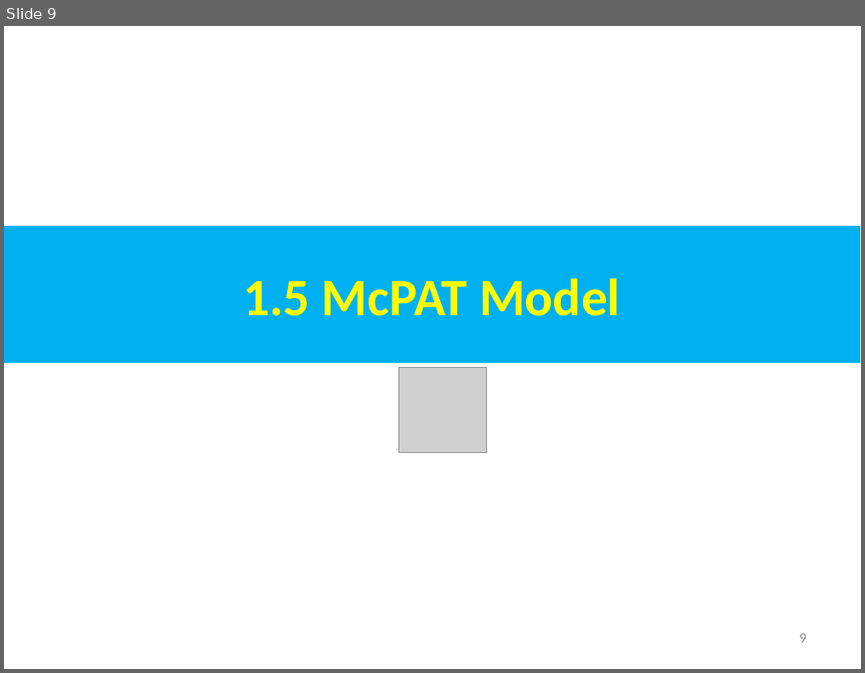
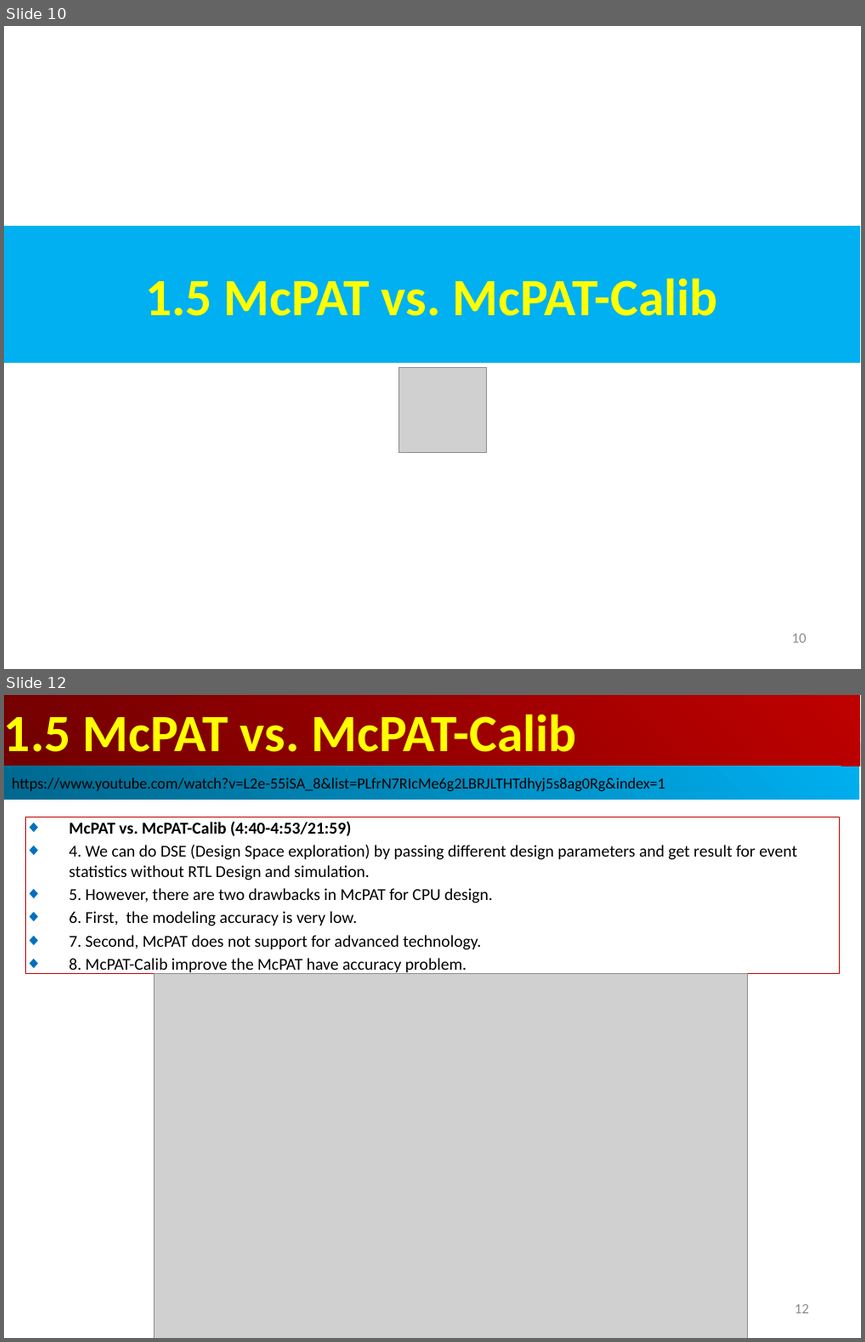
Before and after one commit to peterhchen/AIU_CS800_Chisel, a slide deck: 850_McPAT/000_Video/001.McPAT.ppt. Shown one above the other, each under a label of ours: slide 9 before the commit, slides 10 and 12 after it; the slides between them are not shown. The pictures are 865x673 and 865x1342 pixels, drawn with LibreOffice and Linux fonts; fonts in the diff are those of the drawing; grey boxes stand for pictures. Boxes give left, top, right and bottom in pixels: in the first picture for what was removed or moved away, otherwise in the second. Text is boxed around its words. In the diff, an @@ line names an element or a change of style, - is before the commit and + after.

```diff
--- a/850_McPAT/000_Video/001.McPAT.ppt
+++ b/850_McPAT/000_Video/001.McPAT.ppt
@@ slide 12 added at [4, 695, 861, 1338], background #FFFFFF @@
@@ rectangle added at [4, 695, 860, 766], fill gradient #BF0000 to #710000, 44 pt, text #FFFF00, bold @@
+1.5 McPAT vs. McPAT-Calib
@@ rectangle added at [4, 766, 859, 800], fill gradient #00AFEF to #00688E, 13 pt, text #000000 @@
+https://www.youtube.com/watch?v=L2e-55iSA_8&list=PLfrN7RIcMe6g2LBRJLTHTdhyj5s8ag0Rg&index=1
@@ rectangle added at [25, 817, 840, 974], outline #C00000 0.74 pt, 14 pt, text #000000 @@
+◆ McPAT vs. McPAT-Calib (4:40-4:53/21:59)
+◆ 4. We can do DSE (Design Space exploration) by passing different design parameters and get result for event statistics without RTL Design and simulation.
+◆ 5. However, there are two drawbacks in McPAT for CPU design.
+◆ 6. First, the modeling accuracy is very low.
+◆ 7. Second, McPAT does not support for advanced technology.
+◆ 8. McPAT-Calib improve the McPAT have accuracy problem.
@@ picture added at [154, 974, 748, 1338] @@
@@ page number added at [794, 1304, 809, 1313], 12 pt, text #8B8B8B @@
+12
@@ what was slide 9 is now slide 10 @@
@@ slide 10 changed as well @@
@@ text in rectangle at [145, 278, 718, 316]: text changed @@
-1.5 McPAT Model
+1.5 McPAT vs. McPAT-Calib
@@ page number at [792, 633, 806, 642]: text changed @@
-9
+10
```
Also in this commit, not shown: 2 other slides changed, 3 other slides added.
